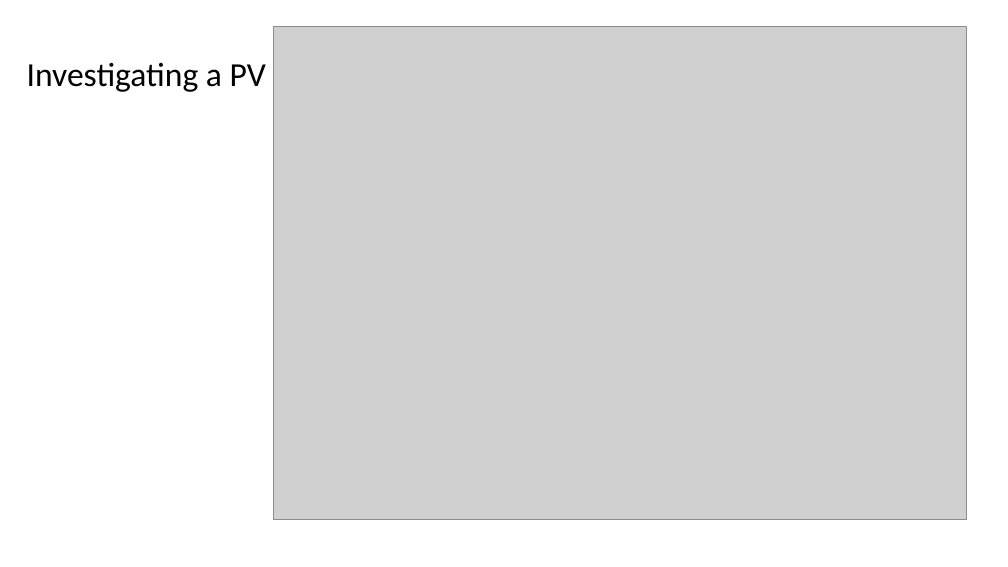
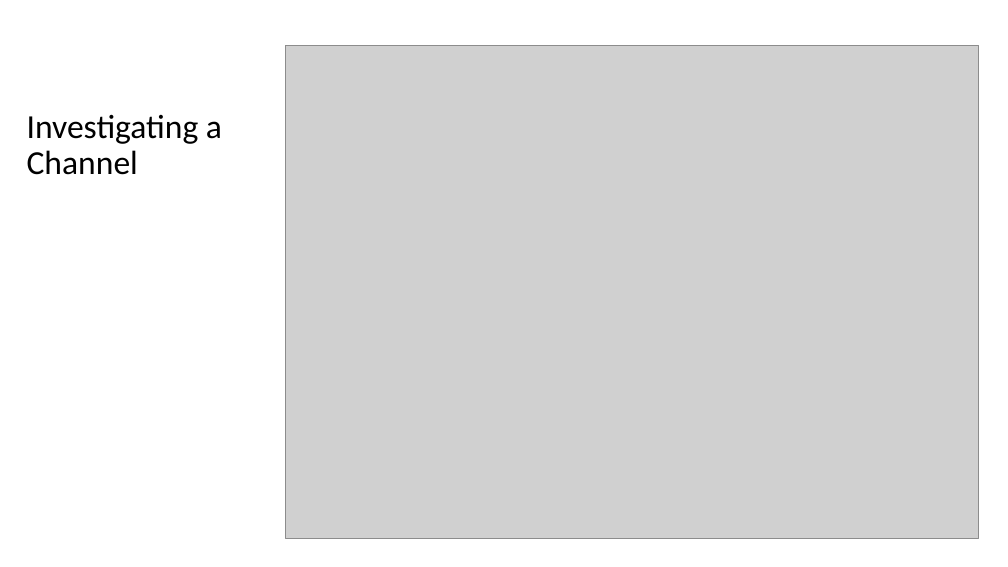
Before and after one commit to shroffk/cs-studio-training, a slide deck: slide 12 of presentations/epics-basic-training.pptx (slide 11 before the commit). Drawn at 1008x567 pixels with LibreOffice and Linux fonts; fonts in the diff are those of the drawing; grey boxes stand for pictures. Boxes give left, top, right and bottom in pixels: in the first picture for what was removed or moved away, otherwise in the second. Text is boxed around its words. In the diff, an @@ line names an element or a change of style, - is before the commit and + after.

Commit message:
Fixing pv syntax error and adding record 2 channel mapping

```diff
--- a/presentations/epics-basic-training.pptx
+++ b/presentations/epics-basic-training.pptx
@@ picture: place and size @@
-picture at (274,26,966,520)
+picture at (286,45,979,538)
@@ title at (27,114,222,175): text changed @@
-Investigating a PV
+Investigating a Channel
```
Also in this commit, not shown: 3 other slides changed, 1 slide added, 2 other files.
